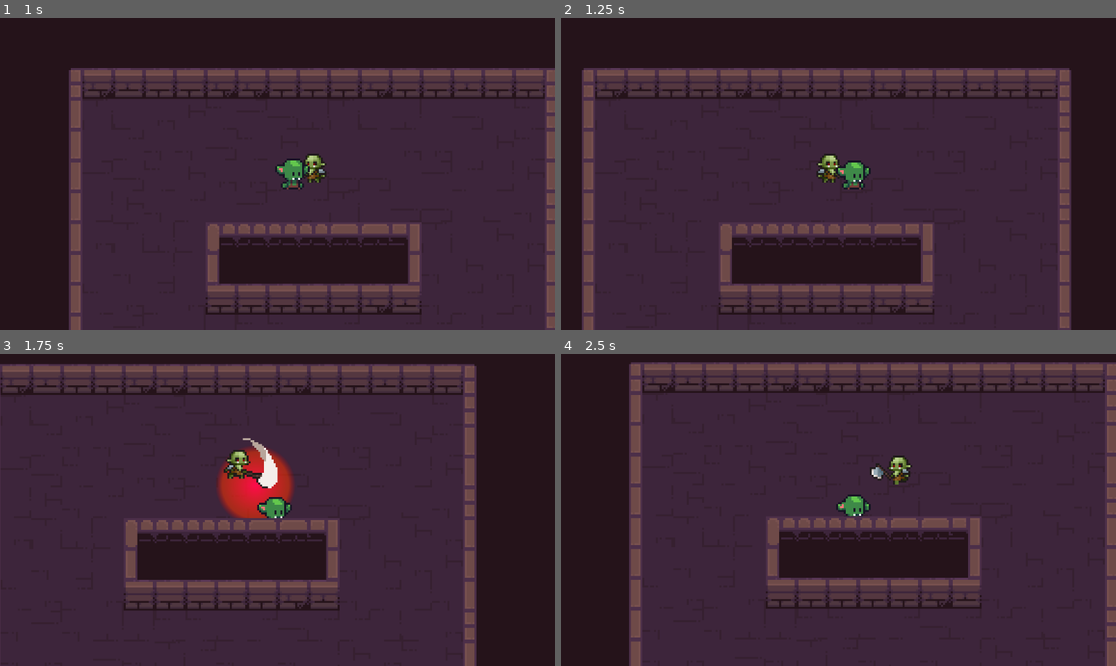
Above: before the commit, frames 1-4 (two rows, left to right).
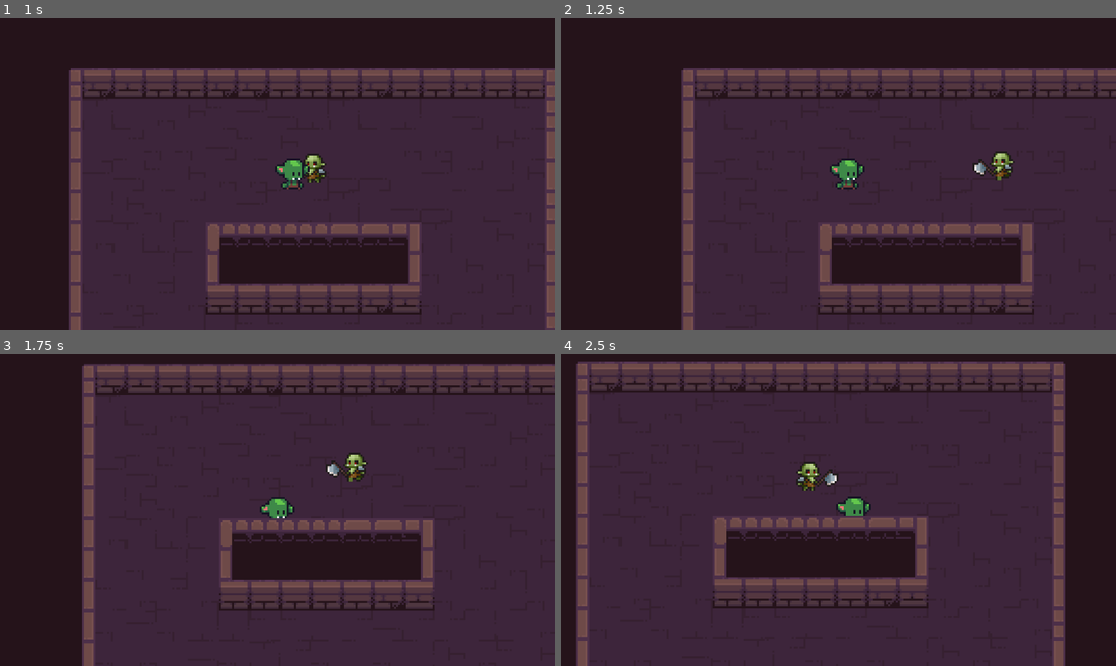
Above: after the commit, the same moments.

Repository: CatsAreCuteAndFast/knockback-topdown
Game: Godot game, scene res://scenes/levels/main_level.tscn
The game is run twice, just before and just after one commit, with the same random seed, the same clock (stepped at 60 frames per second) and the same inputs.
Inputs:
- Up to frame 1 (1 s): hold D (right) from 0.53 s (still down)
- Up to frame 2 (1.25 s): keep holding D (right)
- Up to frame 3 (1.75 s): release D (right) at 1.28 s; hold S (down) from 1.28 s (still down)
- Up to frame 4 (2.5 s): release S (down) at 2.03 s; hold D (right) from 2.03 s (still down)

Frame 1 is identical in both runs. In frame 2, 33% of the frame differs, in the area x 3-100%, y 16-100%; in frame 3, 41%, in the area x 0-100%, y 3-100%; in frame 4, 28%.

Commit message:
Added pass-through collider to enemy

Diff:
--- a/scenes/enemy.tscn
+++ b/scenes/enemy.tscn
@@ -248,6 +248,9 @@
 fill_to = Vector2(0.5, 0)
 metadata/_snap_enabled = true
 
+[sub_resource type="CircleShape2D" id="CircleShape2D_utkf4"]
+radius = 1.0
+
 [node name="Enemy" type="CharacterBody2D"]
 collision_layer = 2
 motion_mode = 1
@@ -292,7 +295,6 @@
 script = ExtResource("6_r5j6w")
 animated_sprite = NodePath("../../AnimatedSprite2D")
 enemy = NodePath("../..")
-attack_cancel_radius = 30.0
 
 [node name="Timer" type="Timer" parent="StateMachine/Attack"]
 wait_time = 0.3
@@ -340,5 +342,11 @@
 [node name="NavigationAgent2D" type="NavigationAgent2D" parent="."]
 radius = 134.0
 
+[node name="Killzone" parent="." instance=ExtResource("9_kg03p")]
+position = Vector2(1, -7)
+
+[node name="CollisionShape2D" type="CollisionShape2D" parent="Killzone"]
+shape = SubResource("CircleShape2D_utkf4")
+
 [connection signal="timeout" from="StateMachine/Follow/Timer" to="StateMachine/Follow" method="_on_timer_timeout"]
 [connection signal="timeout" from="StateMachine/Attack/Timer" to="StateMachine/Attack" method="_on_timer_timeout"]
--- a/scripts/killzone.gd
+++ b/scripts/killzone.gd
@@ -1,6 +1,5 @@
 extends Area2D
 
 func _on_body_entered(body: Node2D) -> void:
-	print("hi")
 	if body.is_in_group("player"):
 		get_tree().reload_current_scene()
--- a/scripts/states/attack.gd
+++ b/scripts/states/attack.gd
@@ -7,8 +7,8 @@
 @export var animated_sprite: AnimatedSprite2D
 @export var enemy: CharacterBody2D
 @export var move_speed := 50.0
-@export var attack_cancel_radius := 200.0
-@export var max_attack_distance := 30.0
+@export var attack_cancel_radius := 30.0
+@export var max_attack_distance := 20.0
 
 var player: Node2D
 
@@ -34,8 +34,6 @@
 	killzone.visible = false
 
 func _on_animation_finished():
-	killzone.monitoring = false
-	killzone.visible = false
 	timer.start()
 
 func _on_timer_timeout() -> void:
@@ -72,3 +70,6 @@
 				killzone.visible = true
 			4:
 				killzone.monitoring = true
+			5:
+				killzone.monitoring = false
+				killzone.visible = false
--- a/tilesets/dungeon_tileset.tres
+++ b/tilesets/dungeon_tileset.tres
@@ -32,10 +32,10 @@
 outlines = Array[PackedVector2Array]([PackedVector2Array(-6.875, 6.625, -5, 8, 5.125, 8, 7, 6.875, 8, 5.125, 8, -5.125, 6.75, -6.875, 5.25, -8, -5, -8, -6.75, -6.875, -8, -5, -8, 4.625)])
 agent_radius = 0.0
 
-[sub_resource type="NavigationPolygon" id="NavigationPolygon_goa00"]
-vertices = PackedVector2Array(6.75, -6.875, 8, -5.125, 8, 5.125, 7, 6.875, 5.125, 8, -5, 8, -6.875, 6.625, -8, 4.625, -8, -5, -6.75, -6.875, -5, -8, 5.25, -8)
-polygons = Array[PackedInt32Array]([PackedInt32Array(0, 1, 2, 3, 4, 5, 6, 7, 8, 9, 10, 11)])
-outlines = Array[PackedVector2Array]([PackedVector2Array(-6.875, 6.625, -5, 8, 5.125, 8, 7, 6.875, 8, 5.125, 8, -5.125, 6.75, -6.875, 5.25, -8, -5, -8, -6.75, -6.875, -8, -5, -8, 4.625)])
+[sub_resource type="NavigationPolygon" id="NavigationPolygon_oi880"]
+vertices = PackedVector2Array(8, 8, -8, 8, -8, -8, 8, -8)
+polygons = Array[PackedInt32Array]([PackedInt32Array(0, 1, 2, 3)])
+outlines = Array[PackedVector2Array]([PackedVector2Array(-8, 8, 8, 8, 8, -8, -8, -8)])
 agent_radius = 0.0
 
 [sub_resource type="TileSetAtlasSource" id="TileSetAtlasSource_x3qir"]
@@ -625,7 +625,7 @@
 7:7/0 = 0
 8:7/0 = 0
 9:7/0 = 0
-9:7/0/navigation_layer_0/polygon = SubResource("NavigationPolygon_goa00")
+9:7/0/navigation_layer_0/polygon = SubResource("NavigationPolygon_oi880")
 0:8/0 = 0
 1:8/0 = 0
 2:8/0 = 0
Binary file added: assets/sprites/interface/heart.png
Not shown, added: assets/sprites/interface/heart.png.import
Not shown: 1 places in scenes/enemy.tscn that only renumber resources
